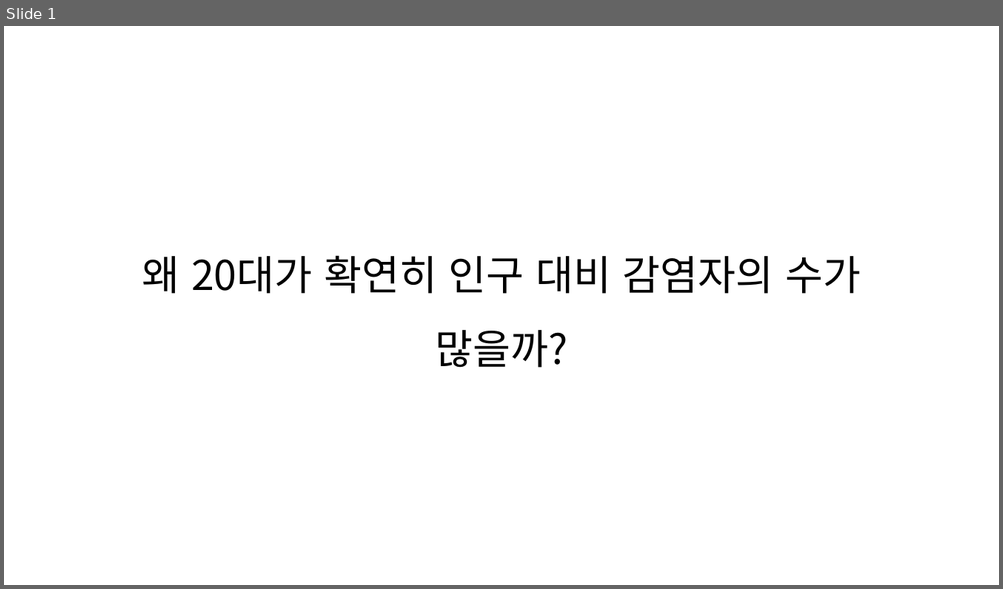
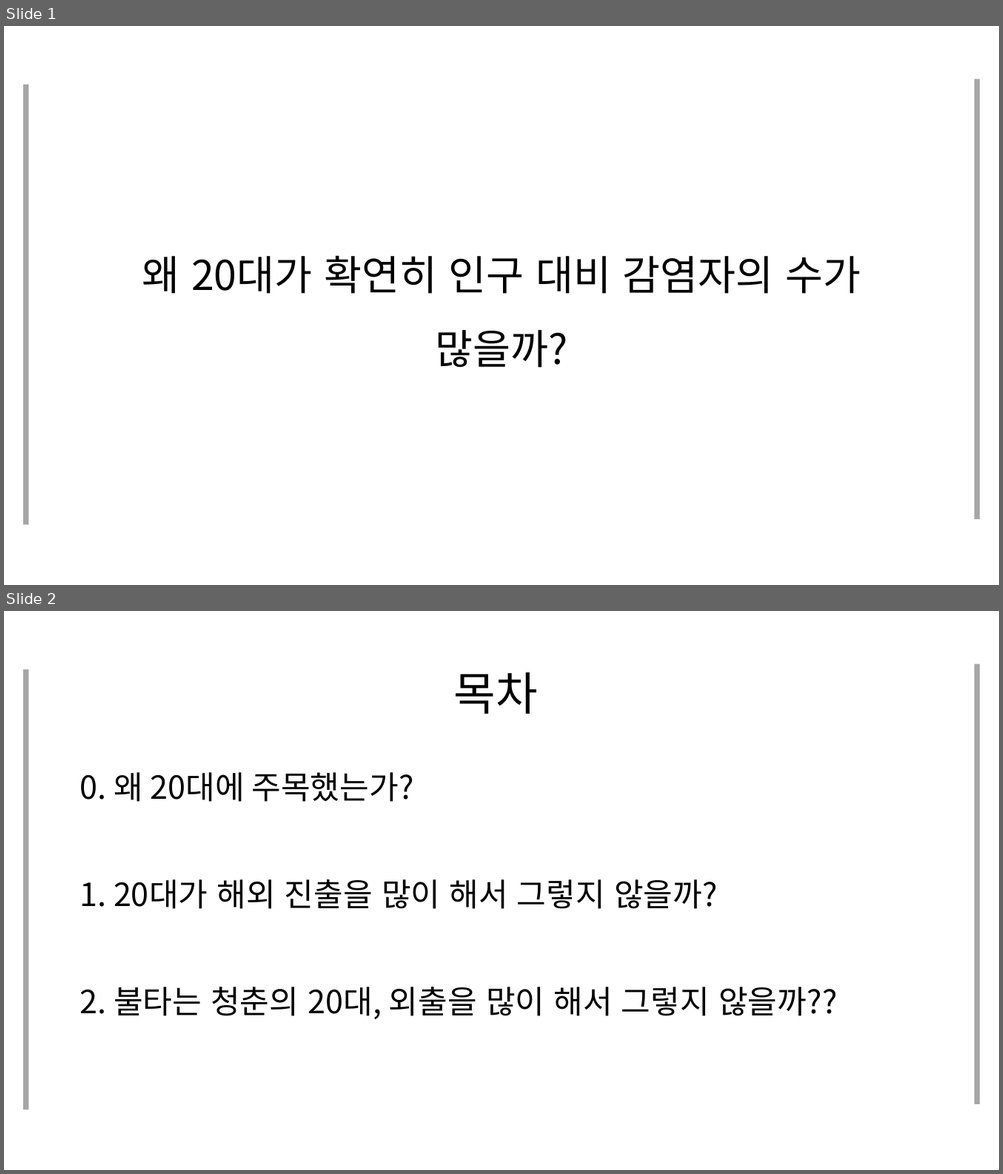
Before and after one commit to JooEHyeon/CORONA19_data_analysis, a slide deck: 최종합본.pptx. Shown one above the other, each under a label of ours: slide 1 before the commit, slides 1 and 2 after it. The pictures are 1003x589 and 1003x1174 pixels, drawn with LibreOffice and Linux fonts; fonts in the diff are those of the drawing. Boxes give left, top, right and bottom in pixels: in the first picture for what was removed or moved away, otherwise in the second. Text is boxed around its words. In the diff, an @@ line names an element or a change of style, - is before the commit and + after.

```diff
--- a/최종합본.pptx
+++ b/최종합본.pptx
@@ slide 2 added at box(4, 611, 999, 1170), background #FFFFFF @@
@@ rectangle added at box(23, 669, 28, 1111), fill #A6A6A6 @@
@@ title added at box(454, 672, 538, 714), 44 pt, text #000000 @@
+목차
@@ rectangle added at box(974, 664, 979, 1105), fill #A6A6A6 @@
@@ text added at box(79, 772, 836, 1019), 30.8 pt, text #000000 @@
+0. 왜 20대에 주목했는가?
+1. 20대가 해외 진출을 많이 해서 그렇지 않을까?
+2. 불타는 청춘의 20대, 외출을 많이 해서 그렇지 않을까??
@@ slide 1 changed as well @@
@@ rectangle added at box(23, 84, 28, 526), fill #A6A6A6 @@
@@ rectangle added at box(974, 79, 979, 520), fill #A6A6A6 @@
```
Also in this commit, not shown: 24 other slides changed, 2 slides removed.
